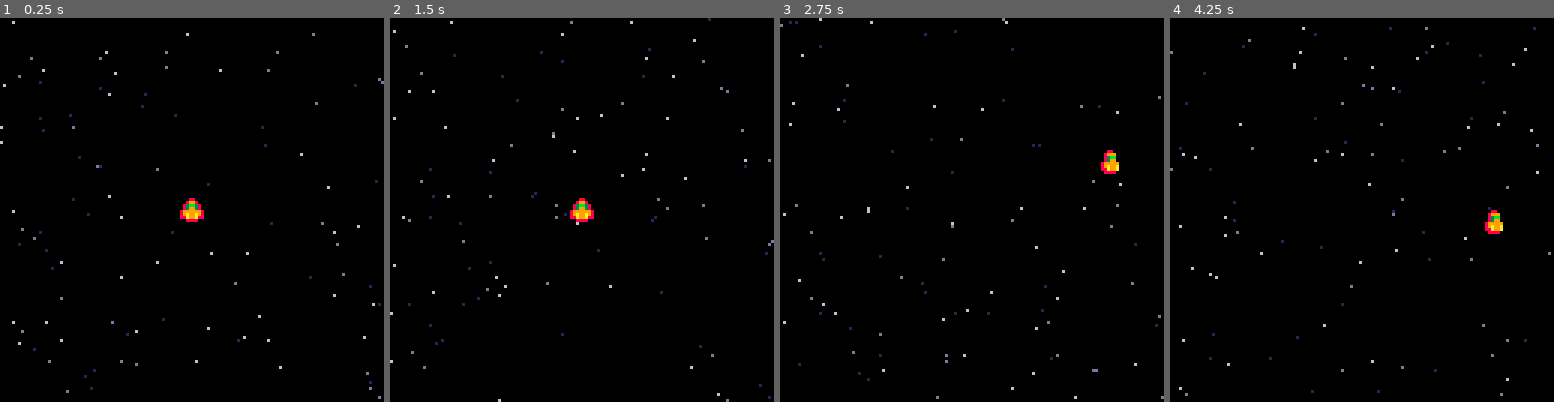
Above: before the commit, frames 1-4 (left to right).
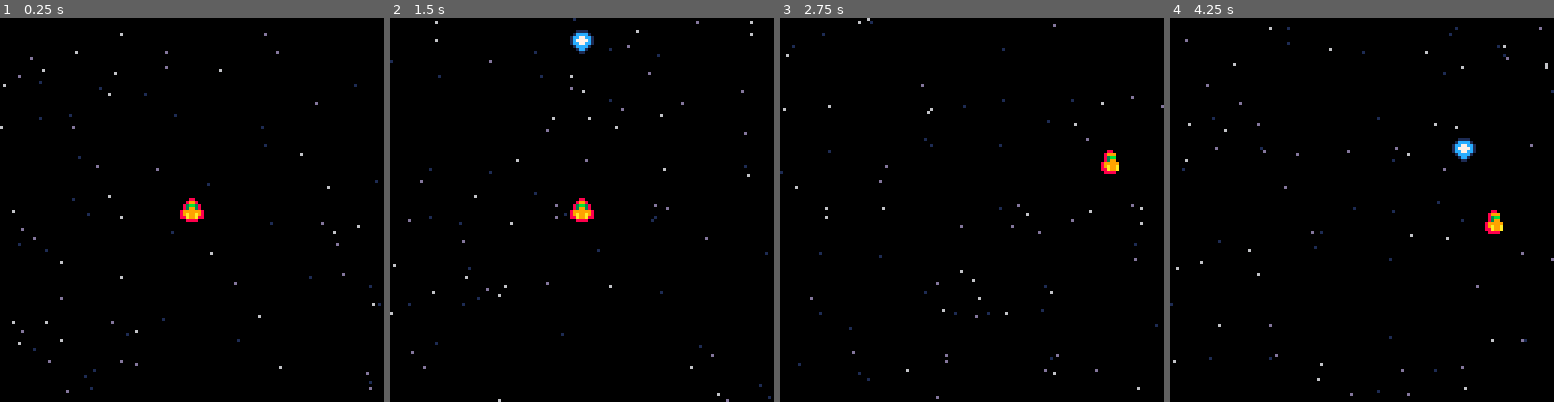
Above: after the commit, the same moments.

Repository: mattmuroya/pico-8
Game: PICO-8 cartridge carts/starship/starship.p8
Two runs of this game, one before a commit and one after it. Both use one fixed random seed, a clock stepped at 60 frames per second and the inputs below.
Inputs:
- Up to frame 1 (0.25 s): no input
- Up to frame 2 (1.5 s): tap X (X key) at 0.33, 1.07 s
- Up to frame 3 (2.75 s): hold Right 1.6-2.1 s; tap X (X key) at 1.85 s; hold Up 2.15-2.42 s; hold Right from 2.47 s (still down)
- Up to frame 4 (4.25 s): tap X (X key) at 2.97, 4.08 s; release Right at 3.03 s; hold Left 3.08-3.58 s; hold Down 3.63-3.97 s; hold Right from 4.02 s (still down)

The runs differ from the first frame. In frame 1, 0.2% of the frame differs, in the area x 0-100%, y 0-100%; in frame 2, 0.9%; in frame 3, 0.8%; in frame 4, 1.3%, in the area x 0-100%, y 2-99%.

Commit message:
add lasers

Diff:
--- a/carts/starship/starship.p8
+++ b/carts/starship/starship.p8
@@ -1,30 +1,32 @@
 pico-8 cartridge // http://www.pico-8.com
 version 41
 __lua__
--- a breakdown/study of selfsame's ECS framework on lexaloffle
--- https://www.lexalofflentity.com/bbs/?tid=30039
-
 -- main loop
 
 function _init()
     starfield = {}
-    for i = 1, 100 do add(starfield, mk_star()) end
+    for i = 1, 80 do add(starfield, mk_star()) end
 
     ships = {}
     add(ships, mk_ship(64,64))
+
+    lasers = {}
 end
 
 function _update()
     reset_ship(ships)
     get_player_input(ships)
+
+    move_entities(starfield)
     move_entities(ships)
-    move_entities(starfield)
+    move_entities(lasers)
 end
 
 function _draw()
     cls()
     draw_starfield(starfield)
-    draw_ships(ships)
+    draw_sprites(ships)
+    draw_sprites(lasers)
 end
 
 -->8
@@ -34,11 +36,11 @@
 -- action on each.
 function system(action)
     return function(entities)
-        if type(entities) == "table" then
+        -- if type(entities) == "table" then
             for entity in all(entities) do
                 action(entity)
             end
-        end
+        -- end
     end
 end
 
@@ -48,27 +50,11 @@
 
 -->8
 -- entity factories
-
-function mk_ship(x, y)
-    return {
-        type = "ship",
-        position = {
-            x = x,
-            y = y
-        },
-        direction = {
-            dx = 0,
-            dy = 0
-        },
-        speed = 2,
-        sprite = 2
-    }
-end
 
 function mk_star()
     return {
         type = "star",
-        position = {
+        pos = {
             x = flr(rnd(128)),
             y = flr(rnd(128))
         },
@@ -79,6 +65,39 @@
     }
 end
 
+function mk_ship(x, y)
+    return {
+        type = "ship",
+        pos = {
+            x = x,
+            y = y
+        },
+        direction = {
+            dx = 0,
+            dy = 0
+        },
+        speed = 2,
+        sprite = 2,
+
+        cooldown = 0
+    }
+end
+
+function mk_laser(x, y)
+    return {
+        type = "laser",
+        pos = {
+            x = x,
+            y = y
+        },
+        direction = {
+            dx = 0,
+            dy = -4
+        },
+        sprite = 4
+    }
+end
+
 -->8
 -- systems
 
@@ -94,6 +113,7 @@
 
 get_player_input = system(
     function(e)
+        -- get x direction
         if btn(0) and btn(1) then
             if btn_0_was_last then e.direction.dx += e.speed
             else e.direction.dx -= e.speed
@@ -108,6 +128,7 @@
             e.sprite = 3
         end
 
+        -- get y direction
         if btn(2) and btn(3) then
             if btn_2_was_last then e.direction.dy += e.speed
             else e.direction.dy -= e.speed
@@ -119,38 +140,48 @@
             btn_2_was_last = false
             e.direction.dy += e.speed
         end
-    end
-)
-
--- moves all entities that have position and speed components
+
+        -- shoot laser
+        if btn(5) then
+            if e.cooldown == 0 then
+                log('asdf')
+                add(lasers, mk_laser(e.pos.x, e.pos.y - 4))
+                e.cooldown = 4
+            end
+        end
+    end
+)
+
+-- moves all entities that have pos and speed components
 move_entities = system(
     function(e)
-        e.position.x += e.direction.dx
-        e.position.y += e.direction.dy
+        e.pos.x += e.direction.dx
+        e.pos.y += e.direction.dy
+
+        if e.type == "star" then
+            if e.pos.y >= 128 then
+                e.pos.y = 0
+                e.pos.x = flr(rnd(128))
+            end
+        end
 
         if e.type == "ship" then
-            if e.position.x >= 124 then e.position.x = 124 end
-            if e.position.x <= 4 then e.position.x = 4 end
-            if e.position.y >= 124 then e.position.y = 124 end
-            if e.position.y <= 4 then e.position.y = 4 end
-        end
-
-        if e.type == "star" then
-            if e.position.y >= 128 then
-                e.position.y = 0
-                e.position.x = flr(rnd(128))
-            end
+            if e.pos.x >= 124 then e.pos.x = 124 end
+            if e.pos.x <= 4 then e.pos.x = 4 end
+            if e.pos.y >= 124 then e.pos.y = 124 end
+            if e.pos.y <= 4 then e.pos.y = 4 end
+
+            if e.cooldown > 0 then e.cooldown -=1 end
+        end
+
+        if e.type == "laser" then
+            if e.pos.y <= -4 then del(lasers, e)
+            else e.sprite = e.sprite >= 7 and 4 or e.sprite + 1 end
         end
     end
 )
 
 -- ===== draw systems =====
-
-draw_ships = system(
-    function(e)
-        spr(e.sprite, e.position.x - 4, e.position.y - 4)
-    end
-)
 
 draw_starfield = system(
     function(e)
@@ -160,16 +191,22 @@
         elseif e.direction.dy < 1.5 then
             color = 13
         end
-        pset(e.position.x, e.position.y, color)
+        pset(e.pos.x, e.pos.y, color)
+    end
+)
+
+draw_sprites = system(
+    function(e)
+        spr(e.sprite, e.pos.x - 4, e.pos.y - 4)
     end
 )
 
 __gfx__
-00000000000880000008800000088000000000000000000000000000000000000000000000000000000000000000000000000000000000000000000000000000
-00000000009998000089980000899900000000000000000000000000000000000000000000000000000000000000000000000000000000000000000000000000
-0070070000bb3800083bb3800083bb00000000000000000000000000000000000000000000000000000000000000000000000000000000000000000000000000
-00077000009938000839938000839900000000000000000000000000000000000000000000000000000000000000000000000000000000000000000000000000
-00077000099999808999999808999990000000000000000000000000000000000000000000000000000000000000000000000000000000000000000000000000
-007007000a99a98089a99a98089a99a0000000000000000000000000000000000000000000000000000000000000000000000000000000000000000000000000
-000000000a99a88088a99a88088a99a0000000000000000000000000000000000000000000000000000000000000000000000000000000000000000000000000
-00000000008888000088880000888800000000000000000000000000000000000000000000000000000000000000000000000000000000000000000000000000
+00000000000880000008800000088000001111000011110000111100001111000000000000000000000000000000000000000000000000000000000000000000
+0000000000999800008998000089990001cccc1001cccc1001cccc1001cccc100000000000000000000000000000000000000000000000000000000000000000
+0070070000bb3800083bb3800083bb001cc77cc11cc77cc11cc77cc11cc77cc10000000000000000000000000000000000000000000000000000000000000000
+000770000099380008399380008399001c7777c11c7777c11c7777c11c7777c10000000000000000000000000000000000000000000000000000000000000000
+000770000999998089999998089999901ccc77c11cc77cc11c77ccc11cc77cc10000000000000000000000000000000000000000000000000000000000000000
+007007000a99a98089a99a98089a99a0001cccc001cccc100cccc10001cccc100000000000000000000000000000000000000000000000000000000000000000
+000000000a99a88088a99a88088a99a000c1cc10001cc10001cc1c00001cc1000000000000000000000000000000000000000000000000000000000000000000
+00000000008888000088880000888800000011000001100000110000000110000000000000000000000000000000000000000000000000000000000000000000
